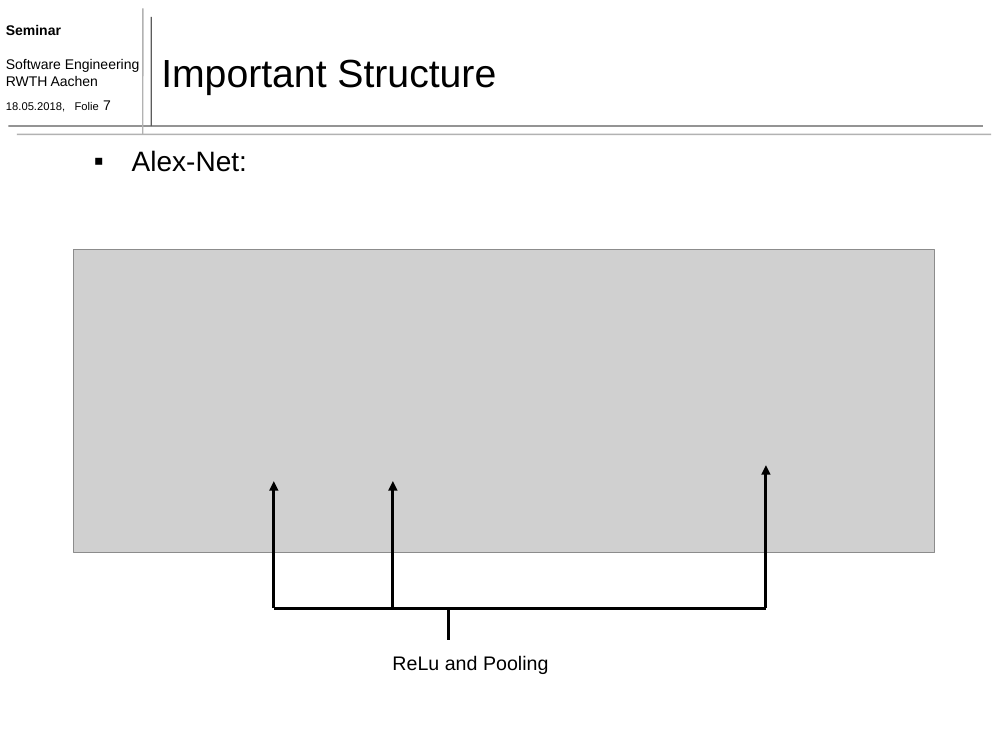
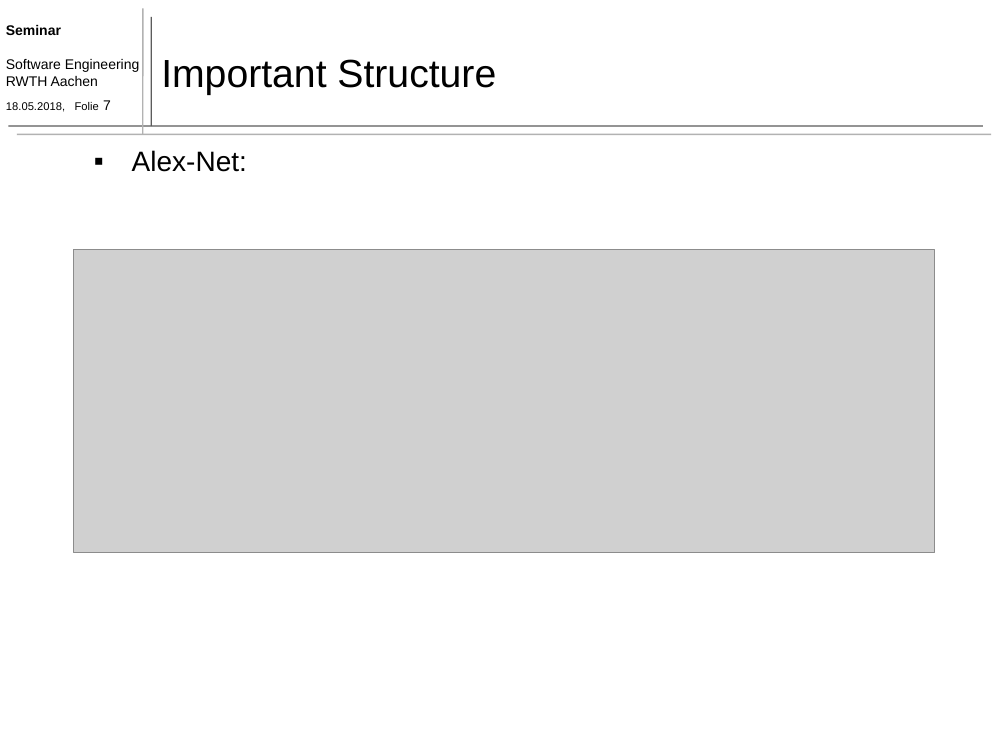
Before and after one commit to TimoBergerbusch/DeepLearningFuerAutonomesFahren, a slide deck: slide 7 of präsentation 11.06/präsentation - 11.06 - less Animation.pptx. Drawn at 1008x756 pixels with LibreOffice and Linux fonts; fonts in the diff are those of the drawing; grey boxes stand for pictures. Boxes give left, top, right and bottom in pixels: in the first picture for what was removed or moved away, otherwise in the second. Text is boxed around its words. In the diff, an @@ line names an element or a change of style, - is before the commit and + after.

Commit message:
praesi

```diff
--- a/präsentation 11.06/präsentation - 11.06 - less Animation.pptx
+++ b/präsentation 11.06/präsentation - 11.06 - less Animation.pptx
@@ arrow removed from (766, 608) to (766, 466) @@
@@ arrow removed from (274, 608) to (274, 481) @@
@@ arrow removed from (393, 608) to (393, 481) @@
@@ line removed from (274, 608) to (766, 608) @@
@@ line removed from (449, 608) to (449, 640) @@
@@ text removed at bbox=[392, 655, 548, 674] @@
-ReLu and Pooling
```
